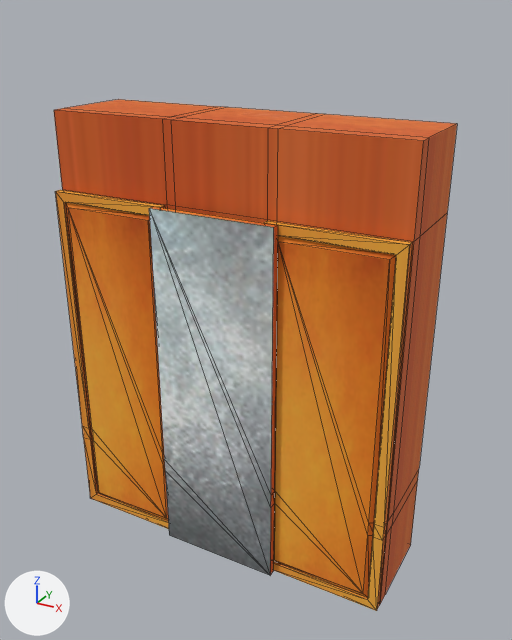
The FBX model HorrorFPP/Assets/Models/Meshes/Corridor&LivingRoom/corridorWoredrobe.FBX as it was, and as the next commit left it.
Both versions are drawn from a 50 mm lens placed at (2.58, -3.28, 3.16), pointed at (0.74, 0.06, 1.49). The axes (+X, +Y, +Z) are drawn at lower left. The lights are the same throughout. Mesh edges are drawn as thin lines. Where no turn or scale is listed for an object, it has been applied to the vertices. Vertices at the same position are counted once.
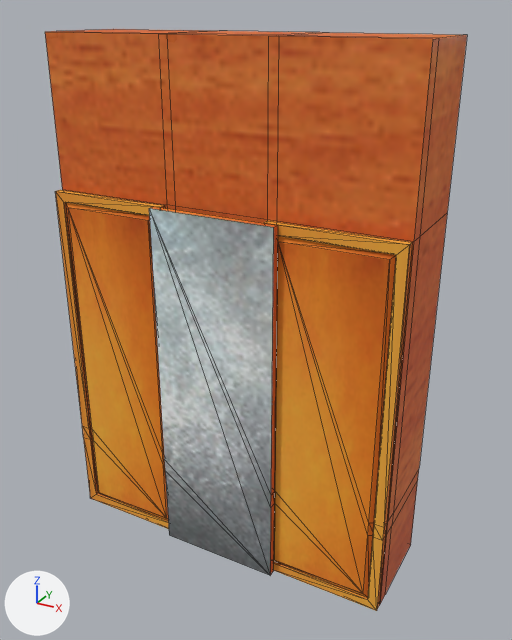
Pixel boxes [x1, y1, x2, y2] of what changed, in the pictures (512 x 640 px; the box of a moved part takes in the faces that stretch with it):
'Box001', reshaped, surface changed (brown to orange, 14% taller)
    before: [54, 99, 457, 604]
    after: [45, 29, 467, 604]
part 1 of me_mesh, moved or reshaped
    before: [54, 99, 457, 228]
    after: [45, 29, 467, 228]
part 2 of me_mesh, surface changed
    both: [62, 189, 447, 604]

Edits to the bpy script that builds the scene:
```text
Change me_mesh:
    used by ob_box001; location = (0.654, 0.08, 0.0)
    remove me_mesh.from_pydata(...)  # 146 vertices, 137 faces; spans x -1.06..1.06, y -0.29..0.29, z 0.0..2.64
    add me_mesh.from_pydata(...)  # 146 vertices, 137 faces; spans x -1.06..1.06, y -0.29..0.29, z 0.0..3.05
    me_mesh part 1: all 18 vertices in x -1.06..1.06, y -0.29..0.29, z 2.64 are moved by (0.0, 0.0, 0.41)
    me_mesh part 2: texture (UV) coordinates of 137 of 137 faces, centred in x -1.06..1.06, y -0.29..0.21, z 0.0..2.64, changed; they spanned u 0.01..1.0, v 0.02..1.07 and now span u 0.01..0.99, v 0.02..0.98
```
